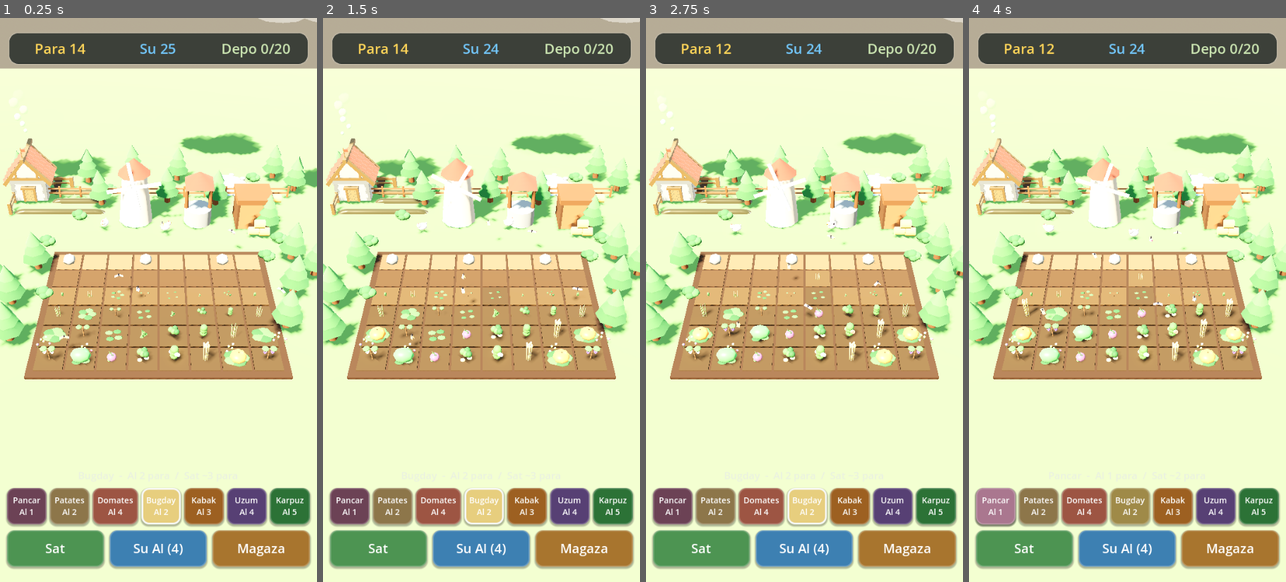
Above: before the commit, frames 1-4 (left to right).
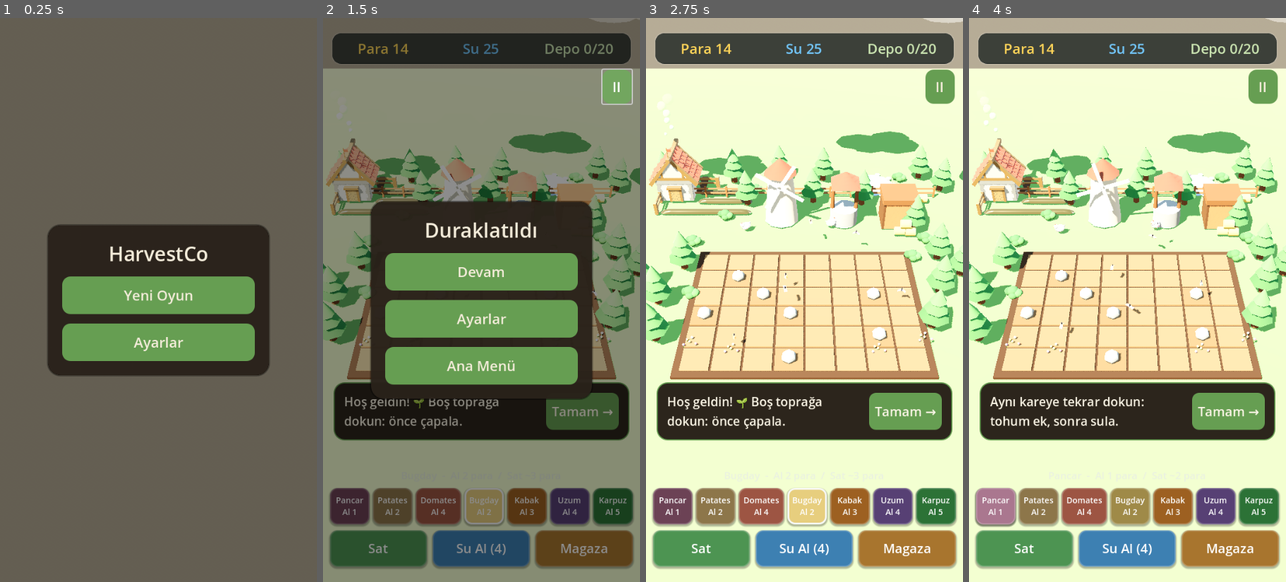
Above: after the commit, the same moments.

Repository: AxelABC00/Gamedeneme2
Game: Godot game, scene res://world.tscn
Two runs of this game, one before a commit and one after it. Both use one fixed random seed, a clock stepped at 60 frames per second and the inputs below.
Inputs (mouse positions are in pixels of both pictures, inside the frame that each line leads up to):
- Up to frame 1 (0.25 s): no input
- Up to frame 2 (1.5 s): click (481, 294) at 0.5 s, where only the run after the commit has a clickable "Yeni Oyun"; click (617, 85) at 1.25 s, where only the run after the commit has a clickable "II"
- Up to frame 3 (2.75 s): click (804, 271) at 2 s, where only the run after the commit has a clickable "Devam"
- Up to frame 4 (4 s): click (1228, 412) at 2.75 s, where only the run after the commit has a clickable "Tamam →"; click "Pancar Al 1" at 3.5 s

The runs differ from the first frame. In frame 1, 100% of the frame differs, in the area x 0-100%, y 0-100%; in frame 2, 100%; in frame 3, 26%; in frame 4, 27%.

Commit message:
feat(3d): production shell — save/load, menu/pause/settings, onboarding, crisper shadows
Harden harvestco-3d toward a real-game feel (still prototype-grade):
- shadows: tighten directional_shadow_max_distance to 38m + 2 PSSM splits,
  4096 atlas, normal-bias/blur tuning; soften SSAO (fixes blocky edges)
- settings.gd: Music/SFX audio buses + persisted mute/volume (user://settings.json);
  music.gd/sfx.gd route to those buses
- save.gd + SimState.to_dict/from_dict/new_game: full save incl. bots+zones to
  user://save.json; autosave on timer/pause/focus-out; lossless round-trip verified
- menu.gd: main menu (New/Continue/Settings), in-game pause overlay, world freeze
- tutorial.gd: one-time first-run coach-hint carousel
- new scripts loaded by-path/untyped to avoid the class_name cache gotcha

Diff:
--- /dev/null
+++ b/prototypes/harvestco-3d/menu.gd
@@ -0,0 +1,193 @@
+# PROTOTYPE - NOT FOR PRODUCTION
+# Question: does a real shell (main menu / pause / settings) make this feel shippable?
+# Date: 2026-06-29
+#
+# All overlays live on one CanvasLayer above the HUD. Talks to world.gd and settings.gd
+# purely by duck-typed method/field access (both passed into setup) so nothing here needs
+# a class_name — keeps console/headless runs parsing.
+extends CanvasLayer
+
+const ACCENT := Color(0.40, 0.62, 0.32)        # cozy farm green
+const ACCENT_DK := Color(0.30, 0.49, 0.24)
+const PANEL_BG := Color(0.16, 0.13, 0.10, 0.96) # warm dark brown
+const TEXT := Color(0.96, 0.93, 0.86)
+
+var _world: Node
+var _settings: Node
+var _dim: ColorRect
+var _panel: Control            # the active centered panel (rebuilt per screen)
+var _pause_btn: Button         # small in-game pause button, top-right
+
+func setup(world: Node, settings: Node) -> void:
+	_world = world
+	_settings = settings
+	layer = 20
+	_dim = ColorRect.new()
+	_dim.color = Color(0, 0, 0, 0.45)
+	_dim.set_anchors_preset(Control.PRESET_FULL_RECT)
+	_dim.visible = false
+	add_child(_dim)
+
+# ---------------------------------------------------------------- screens
+
+func show_main(has_save: bool) -> void:
+	_set_pause_visible(false)
+	_dim.visible = true
+	_clear_panel()
+	var box := _panel_box("HarvestCo")
+	if has_save:
+		box.add_child(_btn("Devam Et", _on_continue))
+	box.add_child(_btn("Yeni Oyun", _on_new_game))
+	box.add_child(_btn("Ayarlar", func(): _show_settings(false)))
+
+func _on_new_game() -> void:
+	_hide_overlay()
+	_set_pause_visible(true)
+	_world.start_new_game()
+
+func _on_continue() -> void:
+	_hide_overlay()
+	_set_pause_visible(true)
+	_world.continue_game()
+
+# pause overlay (raised by the in-game pause button)
+func _show_pause() -> void:
+	_world.set_paused(true)
+	_dim.visible = true
+	_clear_panel()
+	var box := _panel_box("Duraklatıldı")
+	box.add_child(_btn("Devam", _on_resume))
+	box.add_child(_btn("Ayarlar", func(): _show_settings(true)))
+	box.add_child(_btn("Ana Menü", _on_to_main))
+
+func _on_resume() -> void:
+	_hide_overlay()
+	_world.set_paused(false)
+
+func _on_to_main() -> void:
+	# autosave (set_paused already did) then rebuild the scene → fresh main menu
+	_world.autosave()
+	get_tree().reload_current_scene()
+
+# settings panel — reachable from main menu and from pause
+func _show_settings(from_pause: bool) -> void:
+	_dim.visible = true
+	_clear_panel()
+	var box := _panel_box("Ayarlar")
+
+	box.add_child(_toggle("Müzik", _settings.music_on, func(v):
+		_settings.music_on = v; _settings.apply(); _settings.save_settings()))
+	box.add_child(_slider(_settings.music_vol, func(v):
+		_settings.music_vol = v; _settings.apply()))
+
+	box.add_child(_toggle("Ses Efektleri", _settings.sfx_on, func(v):
+		_settings.sfx_on = v; _settings.apply(); _settings.save_settings()))
+	box.add_child(_slider(_settings.sfx_vol, func(v):
+		_settings.sfx_vol = v; _settings.apply()))
+
+	box.add_child(_btn("Geri", func():
+		_settings.save_settings()
+		if from_pause: _show_pause()
+		else: show_main(_world.has_save())))
+
+# ---------------------------------------------------------------- in-game pause button
+
+func _set_pause_visible(v: bool) -> void:
+	if v and _pause_btn == null:
+		_pause_btn = Button.new()
+		_pause_btn.text = "II"
+		_pause_btn.anchor_left = 1.0; _pause_btn.anchor_right = 1.0
+		_pause_btn.offset_left = -64; _pause_btn.offset_right = -14
+		_pause_btn.offset_top = 88; _pause_btn.offset_bottom = 136
+		_style_button(_pause_btn)
+		_pause_btn.pressed.connect(_show_pause)
+		add_child(_pause_btn)
+	if _pause_btn != null:
+		_pause_btn.visible = v
+
+func _hide_overlay() -> void:
+	_dim.visible = false
+	_clear_panel()
+
+# ---------------------------------------------------------------- widgets
+
+func _clear_panel() -> void:
+	if _panel != null:
+		_panel.queue_free()
+		_panel = null
+
+# A centered card with a title; returns the VBox to add rows into.
+func _panel_box(title: String) -> VBoxContainer:
+	var pc := PanelContainer.new()
+	pc.set_anchors_preset(Control.PRESET_CENTER)
+	pc.grow_horizontal = Control.GROW_DIRECTION_BOTH
+	pc.grow_vertical = Control.GROW_DIRECTION_BOTH
+	pc.custom_minimum_size = Vector2(380, 0)
+	var sb := StyleBoxFlat.new()
+	sb.bg_color = PANEL_BG
+	sb.set_corner_radius_all(22)
+	sb.set_content_margin_all(26)
+	sb.border_color = Color(0, 0, 0, 0.35)
+	sb.set_border_width_all(2)
+	pc.add_theme_stylebox_override("panel", sb)
+	add_child(pc)
+	_panel = pc
+
+	var vb := VBoxContainer.new()
+	vb.add_theme_constant_override("separation", 16)
+	pc.add_child(vb)
+
+	var lbl := Label.new()
+	lbl.text = title
+	lbl.horizontal_alignment = HORIZONTAL_ALIGNMENT_CENTER
+	lbl.add_theme_color_override("font_color", TEXT)
+	lbl.add_theme_font_size_override("font_size", 34)
+	vb.add_child(lbl)
+	return vb
+
+func _btn(text: String, cb: Callable) -> Button:
+	var b := Button.new()
+	b.text = text
+	b.custom_minimum_size = Vector2(0, 64)
+	_style_button(b)
+	b.pressed.connect(cb)
+	return b
+
+func _style_button(b: Button) -> void:
+	b.add_theme_color_override("font_color", TEXT)
+	b.add_theme_color_override("font_hover_color", Color(1, 1, 1))
+	b.add_theme_color_override("font_pressed_color", Color(0.9, 0.95, 0.9))
+	b.add_theme_font_size_override("font_size", 24)
+	for state in ["normal", "hover", "pressed"]:
+		var sb := StyleBoxFlat.new()
+		sb.bg_color = ACCENT_DK if state == "pressed" else ACCENT
+		if state == "hover":
+			sb.bg_color = ACCENT.lightened(0.08)
+		sb.set_corner_radius_all(14)
+		sb.set_content_margin_all(12)
+		b.add_theme_stylebox_override(state, sb)
+
+func _toggle(text: String, on: bool, cb: Callable) -> HBoxContainer:
+	var row := HBoxContainer.new()
+	row.add_theme_constant_override("separation", 12)
+	var lbl := Label.new()
+	lbl.text = text
+	lbl.add_theme_color_override("font_color", TEXT)
+	lbl.add_theme_font_size_override("font_size", 22)
+	lbl.size_flags_horizontal = Control.SIZE_EXPAND_FILL
+	row.add_child(lbl)
+	var cb_btn := CheckButton.new()
+	cb_btn.button_pressed = on
+	cb_btn.toggled.connect(func(v): cb.call(v))
+	row.add_child(cb_btn)
+	return row
+
+func _slider(val: float, cb: Callable) -> HSlider:
+	var s := HSlider.new()
+	s.min_value = 0.0
+	s.max_value = 1.0
+	s.step = 0.05
+	s.value = val
+	s.custom_minimum_size = Vector2(0, 36)
+	s.value_changed.connect(func(v): cb.call(v))
+	return s
--- a/prototypes/harvestco-3d/music.gd
+++ b/prototypes/harvestco-3d/music.gd
@@ -35,7 +35,8 @@
 	gen.buffer_length = 0.25
 	stream = gen
 	volume_db = -8.0
-	bus = "Master"
+	# routed to the "Music" bus (created by settings.gd) so the player can mute/adjust it
+	bus = "Music" if AudioServer.get_bus_index("Music") != -1 else "Master"
 	play()
 	_pb = get_stream_playback()
 	_fill()
--- /dev/null
+++ b/prototypes/harvestco-3d/save.gd
@@ -0,0 +1,40 @@
+# PROTOTYPE - NOT FOR PRODUCTION
+# Question: does persistent save/load make this feel like a real, returnable game?
+# Date: 2026-06-29
+#
+# Tiny save layer. The SimState owns serialization (to_dict/from_dict); this just does
+# the file IO to user://save.json. Loaded by path (no class_name reference) so it works
+# in console/headless runs that never ran an editor import.
+extends RefCounted
+
+const PATH := "user://save.json"
+
+func has_save() -> bool:
+	return FileAccess.file_exists(PATH)
+
+func save_sim(sim) -> bool:
+	var f := FileAccess.open(PATH, FileAccess.WRITE)
+	if f == null:
+		return false
+	f.store_string(JSON.stringify(sim.to_dict()))
+	f.close()
+	return true
+
+func load_into(sim) -> bool:
+	if not FileAccess.file_exists(PATH):
+		return false
+	var f := FileAccess.open(PATH, FileAccess.READ)
+	if f == null:
+		return false
+	var raw := f.get_as_text()
+	f.close()
+	var d: Variant = JSON.parse_string(raw)
+	if typeof(d) != TYPE_DICTIONARY:
+		return false
+	sim.from_dict(d)
+	return true
+
+func clear() -> void:
+	var dir := DirAccess.open("user://")
+	if dir != null and dir.file_exists("save.json"):
+		dir.remove("save.json")
--- /dev/null
+++ b/prototypes/harvestco-3d/settings.gd
@@ -0,0 +1,75 @@
+# PROTOTYPE - NOT FOR PRODUCTION
+# Question: does a proper settings/audio-bus layer make the build feel like a real game?
+# Date: 2026-06-29
+#
+# Player audio settings + the Music/SFX audio buses they control. Created once at startup
+# (before music.gd / sfx.gd are added) so those players can route to "Music" / "SFX".
+# Persisted to user://settings.json so choices survive between sessions.
+extends Node
+class_name GameSettings
+
+const PATH := "user://settings.json"
+const BUS_MUSIC := "Music"
+const BUS_SFX := "SFX"
+
+var music_on: bool = true
+var sfx_on: bool = true
+var music_vol: float = 0.8           # 0..1 linear
+var sfx_vol: float = 0.9
+
+func _ready() -> void:
+	_ensure_buses()
+	load_settings()
+	apply()
+
+# Create the Music and SFX buses (routed to Master) if they don't exist yet.
+func _ensure_buses() -> void:
+	if AudioServer.get_bus_index(BUS_MUSIC) == -1:
+		AudioServer.add_bus()
+		var mi := AudioServer.bus_count - 1
+		AudioServer.set_bus_name(mi, BUS_MUSIC)
+		AudioServer.set_bus_send(mi, "Master")
+	if AudioServer.get_bus_index(BUS_SFX) == -1:
+		AudioServer.add_bus()
+		var si := AudioServer.bus_count - 1
+		AudioServer.set_bus_name(si, BUS_SFX)
+		AudioServer.set_bus_send(si, "Master")
+
+# Push current values onto the audio buses (mute + volume).
+func apply() -> void:
+	var mi := AudioServer.get_bus_index(BUS_MUSIC)
+	if mi != -1:
+		AudioServer.set_bus_mute(mi, not music_on)
+		AudioServer.set_bus_volume_db(mi, linear_to_db(clamp(music_vol, 0.001, 1.0)))
+	var si := AudioServer.get_bus_index(BUS_SFX)
+	if si != -1:
+		AudioServer.set_bus_mute(si, not sfx_on)
+		AudioServer.set_bus_volume_db(si, linear_to_db(clamp(sfx_vol, 0.001, 1.0)))
+
+func load_settings() -> void:
+	if not FileAccess.file_exists(PATH):
+		return
+	var f := FileAccess.open(PATH, FileAccess.READ)
+	if f == null:
+		return
+	var raw := f.get_as_text()
+	f.close()
+	var d: Variant = JSON.parse_string(raw)
+	if typeof(d) != TYPE_DICTIONARY:
+		return
+	music_on = bool(d.get("music_on", true))
+	sfx_on = bool(d.get("sfx_on", true))
+	music_vol = float(d.get("music_vol", 0.8))
+	sfx_vol = float(d.get("sfx_vol", 0.9))
+
+func save_settings() -> void:
+	var f := FileAccess.open(PATH, FileAccess.WRITE)
+	if f == null:
+		return
+	f.store_string(JSON.stringify({
+		"music_on": music_on,
+		"sfx_on": sfx_on,
+		"music_vol": music_vol,
+		"sfx_vol": sfx_vol,
+	}))
+	f.close()
--- a/prototypes/harvestco-3d/sfx.gd
+++ b/prototypes/harvestco-3d/sfx.gd
@@ -18,9 +18,11 @@
 var _cooldown: Dictionary = {}       # name -> seconds remaining before it can replay
 
 func _ready() -> void:
+	# routed to the "SFX" bus (created by settings.gd) so the player can mute/adjust it
+	var bus_name := "SFX" if AudioServer.get_bus_index("SFX") != -1 else "Master"
 	for i in range(8):
 		var p := AudioStreamPlayer.new()
-		p.bus = "Master"
+		p.bus = bus_name
 		add_child(p)
 		_players.append(p)
 	_streams["till"] = _wav(_synth_till())
--- a/prototypes/harvestco-3d/sim.gd
+++ b/prototypes/harvestco-3d/sim.gd
@@ -193,6 +193,123 @@
 				states[i] = RIPE
 				grow[i] = 1.0
 				golden[i] = (c % 4 == 0)
+
+# A fresh farm for a brand-new player: empty plots with a scattering of rocks to clear.
+# Economy/upgrades stay at the constructor defaults (START_COINS, START_WATER, ...).
+func new_game() -> void:
+	rows = START_ROWS
+	var n := COLS * rows
+	states = PackedInt32Array(); states.resize(n)
+	grow = PackedFloat32Array(); grow.resize(n)
+	crop_type = PackedInt32Array(); crop_type.resize(n)
+	stock = PackedInt32Array(); stock.resize(CROPS.size())
+	claimed.clear(); claimed.resize(n)
+	golden.clear()
+	for i in range(n):
+		golden.append(false)
+		crop_type[i] = 0
+		grow[i] = 0.0
+		states[i] = OBSTACLE if randf() < OBSTACLE_CHANCE else EMPTY
+	event_timer = randf_range(EVENT_MIN, EVENT_MAX)
+
+# --- save / load (Phase: production hardening) ---
+# Serialize the whole mutable game state to a plain Dictionary (JSON-friendly).
+func to_dict() -> Dictionary:
+	var bot_list: Array = []
+	for b in bots:
+		var zone_keys: Array = []
+		for k in b.zone:
+			zone_keys.append(int(k))
+		bot_list.append({
+			"task": b.task, "seed": b.seed, "zone": zone_keys,
+			"target": b.target, "state": b.state, "work": b.work,
+			"age": b.age, "condition": b.condition,
+			"gx": b.gpos.x, "gy": b.gpos.y, "hx": b.home.x, "hy": b.home.y,
+		})
+	return {
+		"v": 1,
+		"rows": rows,
+		"states": _arr_i(states),
+		"grow": _arr_f(grow),
+		"crop_type": _arr_i(crop_type),
+		"golden": golden.duplicate(),
+		"coins": coins, "water": water,
+		"stock": _arr_i(stock), "flour": flour,
+		"harvested": harvested, "storage_cap": storage_cap,
+		"selected_seed": selected_seed,
+		"yield_level": yield_level, "speed_level": speed_level,
+		"dura_level": dura_level, "well_level": well_level,
+		"windmill_level": windmill_level, "depo_level": depo_level,
+		"scarecrow_charges": scarecrow_charges,
+		"event_timer": event_timer,
+		"bots": bot_list,
+	}
+
+# Restore state written by to_dict(). Transient event visuals always start cleared.
+func from_dict(d: Dictionary) -> void:
+	rows = int(d.get("rows", START_ROWS))
+	states = _pack_i(d.get("states", []))
+	grow = _pack_f(d.get("grow", []))
+	crop_type = _pack_i(d.get("crop_type", []))
+	golden = (d.get("golden", []) as Array).duplicate()
+	var n := states.size()
+	if grow.size() != n: grow.resize(n)
+	if crop_type.size() != n: crop_type.resize(n)
+	while golden.size() < n: golden.append(false)
+	claimed.clear(); claimed.resize(n)
+	coins = int(d.get("coins", START_COINS))
+	water = int(d.get("water", START_WATER))
+	stock = _pack_i(d.get("stock", []))
+	if stock.size() != CROPS.size(): stock.resize(CROPS.size())
+	flour = int(d.get("flour", 0))
+	harvested = int(d.get("harvested", 0))
+	storage_cap = int(d.get("storage_cap", START_STORAGE))
+	selected_seed = int(d.get("selected_seed", WHEAT))
+	yield_level = int(d.get("yield_level", 0))
+	speed_level = int(d.get("speed_level", 0))
+	dura_level = int(d.get("dura_level", 0))
+	well_level = int(d.get("well_level", 0))
+	windmill_level = int(d.get("windmill_level", 0))
+	depo_level = int(d.get("depo_level", 0))
+	scarecrow_charges = int(d.get("scarecrow_charges", 0))
+	event_timer = float(d.get("event_timer", randf_range(EVENT_MIN, EVENT_MAX)))
+	rain_t = 0.0; ufo_active = false; birds_active = false; sell_boost_t = 0.0
+	bots.clear()
+	for bd in (d.get("bots", []) as Array):
+		var b := Bot.new()
+		b.task = int(bd.get("task", 0))
+		b.seed = int(bd.get("seed", 0))
+		b.target = int(bd.get("target", -1))
+		b.state = String(bd.get("state", "moving"))
+		b.work = float(bd.get("work", 0.0))
+		b.age = float(bd.get("age", 0.0))
+		b.condition = float(bd.get("condition", 1.0))
+		b.gpos = Vector2(float(bd.get("gx", 0.0)), float(bd.get("gy", 0.0)))
+		b.home = Vector2(float(bd.get("hx", 0.0)), float(bd.get("hy", 0.0)))
+		b.zone = {}
+		for k in (bd.get("zone", []) as Array):
+			b.zone[int(k)] = true
+		bots.append(b)
+
+func _arr_i(p) -> Array:
+	var a: Array = []
+	for v in p: a.append(int(v))
+	return a
+
+func _arr_f(p) -> Array:
+	var a: Array = []
+	for v in p: a.append(float(v))
+	return a
+
+func _pack_i(a) -> PackedInt32Array:
+	var p := PackedInt32Array()
+	for v in (a as Array): p.append(int(v))
+	return p
+
+func _pack_f(a) -> PackedFloat32Array:
+	var p := PackedFloat32Array()
+	for v in (a as Array): p.append(float(v))
+	return p
 
 # Time-based growth (ported). Returns true if any tile changed stage (view refresh).
 func tick(delta: float) -> bool:
--- /dev/null
+++ b/prototypes/harvestco-3d/tutorial.gd
@@ -0,0 +1,90 @@
+# PROTOTYPE - NOT FOR PRODUCTION
+# Question: do first-run coach hints get a new player farming without confusion?
+# Date: 2026-06-29
+#
+# A tiny one-at-a-time hint carousel anchored low (one-thumb reach). Shown once ever on a
+# fresh game; the "seen" flag is a marker file in user://. No class_name — added by path.
+extends CanvasLayer
+
+const SEEN := "user://tutorial_seen"
+const TEXT := Color(0.98, 0.96, 0.90)
+const CARD_BG := Color(0.14, 0.11, 0.08, 0.96)
+const ACCENT := Color(0.40, 0.62, 0.32)
+
+# the "do it yourself first, then automate" loop, in player order
+const HINTS := [
+	"Hoş geldin! 🌱 Boş toprağa dokun: önce çapala.",
+	"Aynı kareye tekrar dokun: tohum ek, sonra sula.",
+	"Ekin olgunlaşınca dokunup hasat et, parayı topla.",
+	"Taşları temizleyerek tarlanı büyüt.",
+	"Mağazadan robot al — işini senin yerine yapsınlar!",
+]
+
+var _i: int = 0
+var _card: Control
+var _label: Label
+var _btn: Button
+
+func begin() -> void:
+	layer = 15
+	_build()
+	_show_hint()
+
+func _build() -> void:
+	var pc := PanelContainer.new()
+	pc.anchor_left = 0.0; pc.anchor_right = 1.0
+	pc.anchor_top = 1.0; pc.anchor_bottom = 1.0
+	pc.offset_left = 18; pc.offset_right = -18
+	pc.offset_top = -340; pc.offset_bottom = -276
+	var sb := StyleBoxFlat.new()
+	sb.bg_color = CARD_BG
+	sb.set_corner_radius_all(18)
+	sb.set_content_margin_all(18)
+	sb.border_color = ACCENT
+	sb.set_border_width_all(2)
+	pc.add_theme_stylebox_override("panel", sb)
+	add_child(pc)
+	_card = pc
+
+	var row := HBoxContainer.new()
+	row.add_theme_constant_override("separation", 14)
+	pc.add_child(row)
+
+	_label = Label.new()
+	_label.autowrap_mode = TextServer.AUTOWRAP_WORD_SMART
+	_label.size_flags_horizontal = Control.SIZE_EXPAND_FILL
+	_label.add_theme_color_override("font_color", TEXT)
+	_label.add_theme_font_size_override("font_size", 21)
+	row.add_child(_label)
+
+	_btn = Button.new()
+	_btn.custom_minimum_size = Vector2(96, 56)
+	_btn.add_theme_color_override("font_color", TEXT)
+	_btn.add_theme_font_size_override("font_size", 22)
+	var bsb := StyleBoxFlat.new()
+	bsb.bg_color = ACCENT
+	bsb.set_corner_radius_all(12)
+	bsb.set_content_margin_all(10)
+	_btn.add_theme_stylebox_override("normal", bsb)
+	_btn.add_theme_stylebox_override("hover", bsb)
+	_btn.add_theme_stylebox_override("pressed", bsb)
+	_btn.pressed.connect(_next)
+	row.add_child(_btn)
+
+func _show_hint() -> void:
+	_label.text = HINTS[_i]
+	_btn.text = "Başla!" if _i == HINTS.size() - 1 else "Tamam →"
+
+func _next() -> void:
+	_i += 1
+	if _i >= HINTS.size():
+		_finish()
+	else:
+		_show_hint()
+
+func _finish() -> void:
+	var f := FileAccess.open(SEEN, FileAccess.WRITE)
+	if f != null:
+		f.store_string("1")
+		f.close()
+	queue_free()
--- a/prototypes/harvestco-3d/world.gd
+++ b/prototypes/harvestco-3d/world.gd
@@ -44,6 +44,14 @@
 var _smoke: Array = []               # [{node, mat, phase}] chimney smoke puffs
 var _smoke_base: Vector3 = Vector3.ZERO  # local origin of the chimney smoke column
 var _sfx: Node                       # procedural action sounds (till/plant/water/harvest)
+# production shell — all loaded by path (no class_name refs) so console runs still parse
+var _settings: Node                  # GameSettings: audio buses + persisted prefs
+var _save: RefCounted                # SaveGame: file IO for user://save.json
+var _menu: Node                      # main menu / pause / settings overlay (CanvasLayer)
+var _tutorial: Node                  # first-run onboarding hints (CanvasLayer)
+var _started: bool = false           # gameplay world has been built
+var _paused: bool = false            # pause overlay is up; world frozen
+var _autosave_t: float = 0.0         # accumulates to periodic autosave
 const PICK_Y := 0.10                 # soil surface height for tap raycast
 const BOT_SCALE := 1.45              # robots read clearly at the pulled-back camera
 const B_FARM := "farm"
@@ -52,10 +60,53 @@
 const B_MILL := "mill"
 
 func _ready() -> void:
+	# audio buses must exist before music/sfx are added (settings._ready creates them)
+	_settings = (load("res://settings.gd") as GDScript).new()
+	add_child(_settings)
+	_save = (load("res://save.gd") as GDScript).new()
+
+	# sky + sun + camera are always present (they sit behind the menu too)
+	_build_environment()
+
+	# Test / screenshot harness: build the rich demo world immediately and run hooks.
+	if OS.has_environment("VERIFY_SHOT"):
+		_start_game("demo")
+		_shoot()
+		return
+
+	# Normal play: show the main menu first. Its buttons call into _start_game().
+	get_tree().paused = false
+	_menu = (load("res://menu.gd") as GDScript).new()
+	add_child(_menu)
+	_menu.setup(self, _settings)
+	_menu.show_main(_save.has_save())
+
+	# test hook: screenshot the main menu, then quit (windowed binary, no --headless)
+	if OS.has_environment("MENU_SHOT"):
+		await get_tree().create_timer(1.0).timeout
+		var img := get_viewport().get_texture().get_image()
+		img.save_png("res://_menu_shot.png")
+		get_tree().quit()
+	# test hook: start a fresh game and screenshot the in-game shell (farm + pause + tutorial)
+	if OS.has_environment("PLAY_SHOT"):
+		_menu._on_new_game()   # exercise the real menu path (hides overlay, shows pause btn)
+		await get_tree().create_timer(1.5).timeout
+		var img2 := get_viewport().get_texture().get_image()
+		img2.save_png("res://_play_shot.png")
+		get_tree().quit()
+
+# Build the playable world. mode: "demo" (tests), "new" (fresh farm), "load" (from save).
+func _start_game(mode: String) -> void:
 	sim = SimState.new()
-	sim.setup_demo()
-
-	_build_environment()
+	match mode:
+		"demo":
+			sim.setup_demo()
+		"load":
+			sim.new_game()
+			_save.load_into(sim)
+		_:
+			sim.new_game()
+
 	_build_ground()
 	_build_soil_tiles()
 	_build_props()
@@ -80,8 +131,54 @@
 	_sfx = (load("res://sfx.gd") as GDScript).new()
 	add_child(_sfx)
 
-	if OS.has_environment("VERIFY_SHOT"):
-		_shoot()
+	# loading a save? rebuild the shared work-zone overlay from the bots' restored zones
+	# (the bots' own 3D nodes are recreated lazily by _sync_bots on the first frame).
+	if mode == "load":
+		for b in sim.bots:
+			for k in b.zone:
+				_shared_zone[int(k)] = true
+		_update_zone_view()
+
+	_started = true
+	_paused = false
+
+# --- public API the menu/tutorial call into (all duck-typed, no class refs) ---
+func start_new_game() -> void:
+	_save.clear()
+	_start_game("new")
+	_maybe_start_tutorial(true)
+
+func continue_game() -> void:
+	_start_game("load")
+	_maybe_start_tutorial(false)
+
+func has_save() -> bool:
+	return _save != null and _save.has_save()
+
+# First-run coach hints. Shown once ever (flag persisted by tutorial.gd), new games only.
+func _maybe_start_tutorial(is_new: bool) -> void:
+	if not is_new:
+		return
+	if FileAccess.file_exists("user://tutorial_seen"):
+		return
+	_tutorial = (load("res://tutorial.gd") as GDScript).new()
+	add_child(_tutorial)
+	_tutorial.begin()
+
+func autosave() -> void:
+	if _started and sim != null and _save != null:
+		_save.save_sim(sim)
+
+func set_paused(p: bool) -> void:
+	_paused = p
+	if p:
+		autosave()
+
+# Persist when the app loses focus or is closing (mobile lifecycle + desktop close).
+func _notification(what: int) -> void:
+	if what == NOTIFICATION_WM_CLOSE_REQUEST or what == NOTIFICATION_APPLICATION_FOCUS_OUT \
+			or what == NOTIFICATION_WM_GO_BACK_REQUEST:
+		autosave()
 
 # ---------------------------------------------------------------- HUD (Phase F)
 func _build_hud() -> void:
@@ -193,6 +290,12 @@
 	_update_zone_view()
 
 func _process(delta: float) -> void:
+	if not _started or _paused or sim == null:
+		return
+	_autosave_t += delta
+	if _autosave_t >= 20.0:
+		_autosave_t = 0.0
+		autosave()
 	sim.tick(delta)
 	# Rebuild a tile when it changes. On a STATE change (till/plant/water/harvest —
 	# whether by the player OR a bot) refresh the whole tile so the SOIL COLOUR updates
@@ -218,6 +321,8 @@
 
 # ---------------------------------------------------------------- input (Phase C)
 func _unhandled_input(event: InputEvent) -> void:
+	if not _started or _paused:
+		return  # menu/pause overlay is up — let the UI handle input
 	if event is InputEventScreenTouch and event.pressed:
 		_tap(event.position)
 	elif event is InputEventScreenDrag:
@@ -1723,8 +1828,8 @@
 	env.ambient_light_source = Environment.AMBIENT_SOURCE_SKY
 	env.ambient_light_energy = 0.6
 	env.ssao_enabled = true
-	env.ssao_radius = 0.6
-	env.ssao_intensity = 2.2
+	env.ssao_radius = 0.5
+	env.ssao_intensity = 1.5
 	env.glow_enabled = true
 	env.glow_intensity = 0.25
 	env.tonemap_mode = Environment.TONE_MAPPER_ACES
@@ -1735,13 +1840,20 @@
 	we.environment = env
 	add_child(we)
 
+	# crisper shadows: the whole farm fits in ~38m, so keep ALL shadow resolution there
+	# instead of spreading it across the default 100m (that was the blocky-edge culprit).
+	RenderingServer.directional_shadow_atlas_set_size(4096, true)
 	var sun := DirectionalLight3D.new()
 	sun.light_color = Color(1.0, 0.94, 0.82)
 	sun.light_energy = 1.35
 	sun.shadow_enabled = true
-	sun.directional_shadow_mode = DirectionalLight3D.SHADOW_PARALLEL_4_SPLITS
+	# 2 splits (not 4) over a tight range = far more pixels per metre on the farm
+	sun.directional_shadow_mode = DirectionalLight3D.SHADOW_PARALLEL_2_SPLITS
 	sun.directional_shadow_blend_splits = true
-	sun.shadow_blur = 1.5
+	sun.directional_shadow_max_distance = 38.0
+	sun.shadow_blur = 0.9                 # soft but not mushy
+	sun.shadow_normal_bias = 1.3          # kill shadow acne without peter-panning
+	sun.shadow_bias = 0.04
 	sun.rotation_degrees = Vector3(-52, -42, 0)
 	add_child(sun)
 
